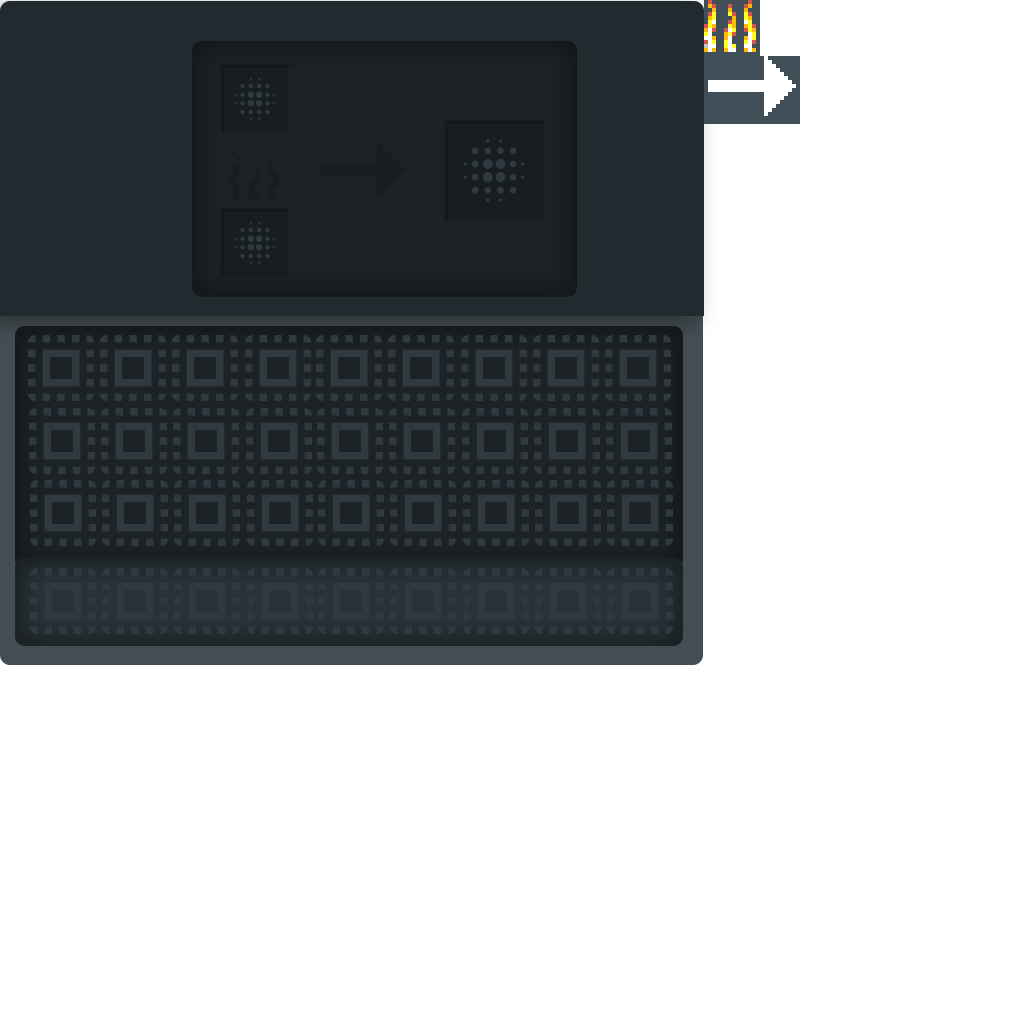
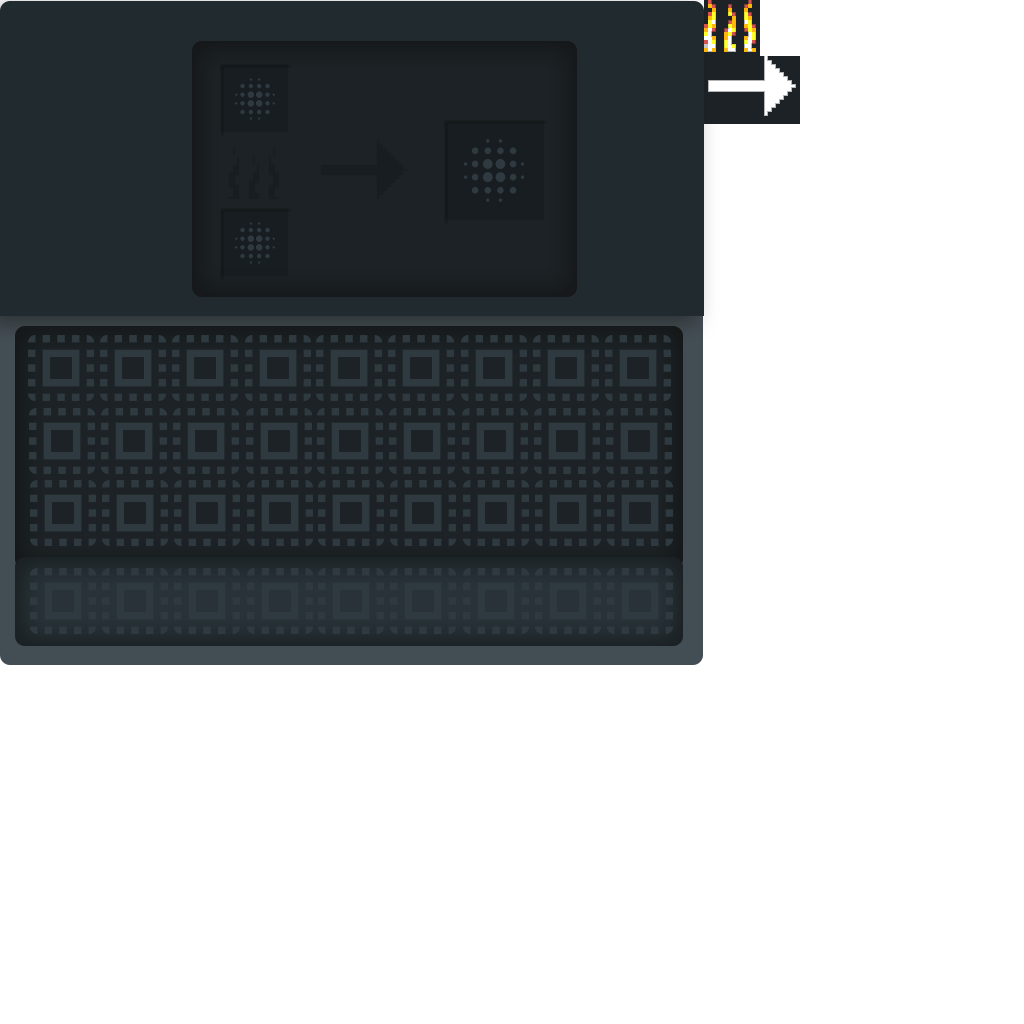
Two versions of the same layered image (1024 x 1024). Layer-by-layer changes:
painted on "Layer 2" over [704,0,800,124]
